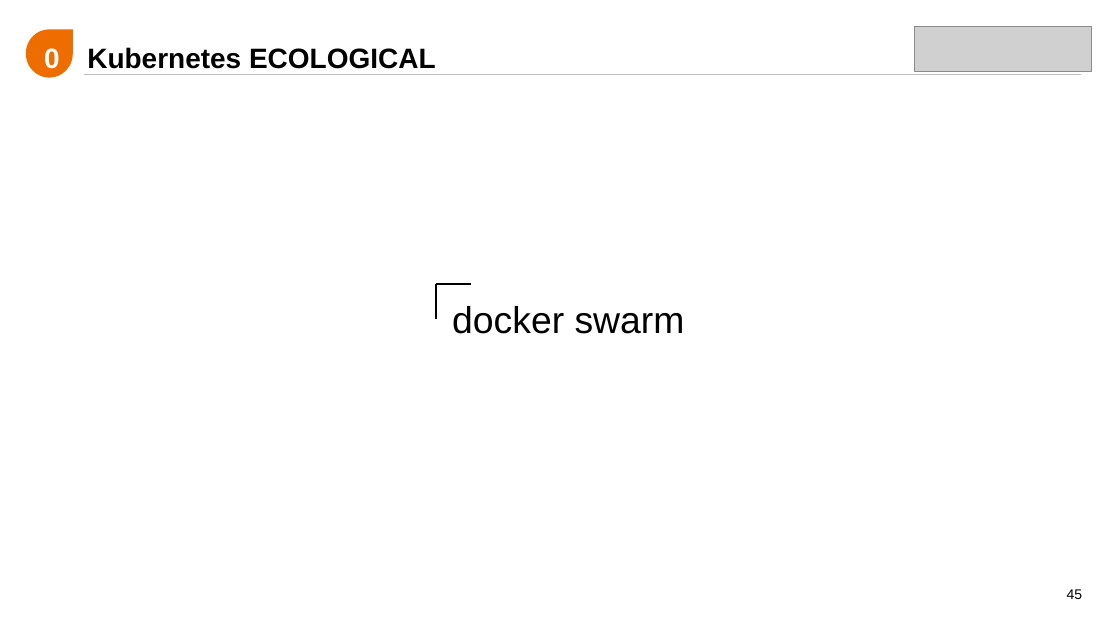
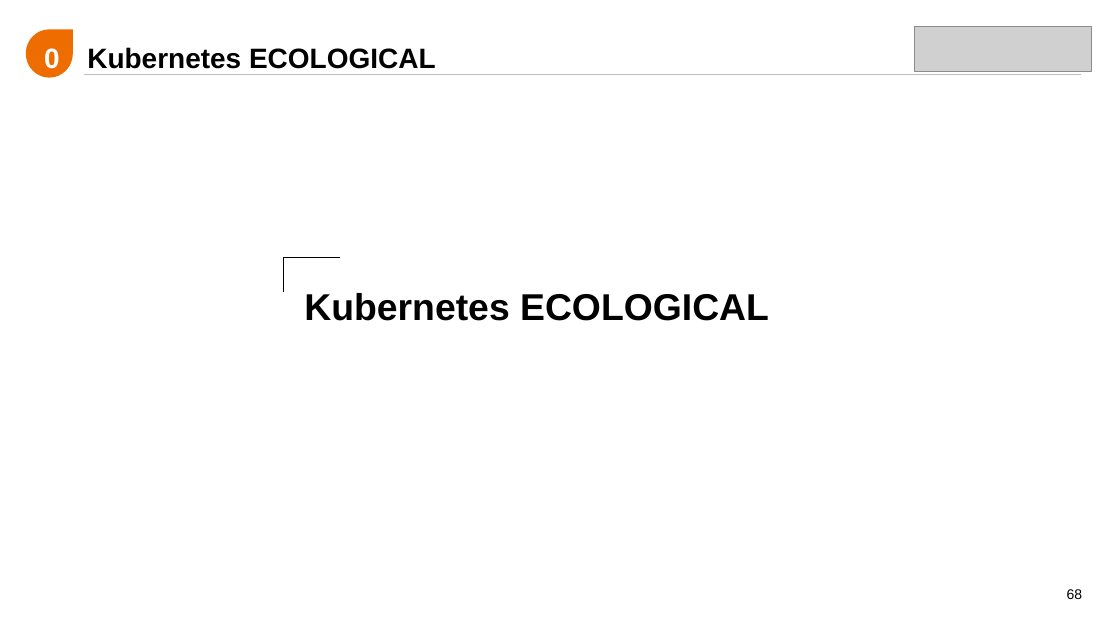
Before and after one commit to liamliu1986/kubecamp, a slide deck: slide 68 of 培训体系/002-Kubernetes,Containers Reborn/Kubernetes,Containers Reborn.pptx (slide 45 before the commit). Drawn at 1120x630 pixels with LibreOffice and Linux fonts; fonts in the diff are those of the drawing; grey boxes stand for pictures. Boxes give left, top, right and bottom in pixels: in the first picture for what was removed or moved away, otherwise in the second. Text is boxed around its words. In the diff, an @@ line names an element or a change of style, - is before the commit and + after.

```diff
--- a/培训体系/002-Kubernetes,Containers Reborn/Kubernetes,Containers Reborn.pptx
+++ b/培训体系/002-Kubernetes,Containers Reborn/Kubernetes,Containers Reborn.pptx
@@ line moved from (436, 319) - (436, 284) to (284, 292) - (284, 257) @@
@@ line moved from (436, 284) - (471, 284) to (284, 257) - (339, 257) @@
@@ text at <box>304,293,769,321</box>: text changed; bold on @@
-docker swarm
+Kubernetes ECOLOGICAL
@@ page number at <box>1067,589,1083,599</box>: text changed @@
-45
+68
```
Also in this commit, not shown: 4 other slides changed, 23 slides added.
